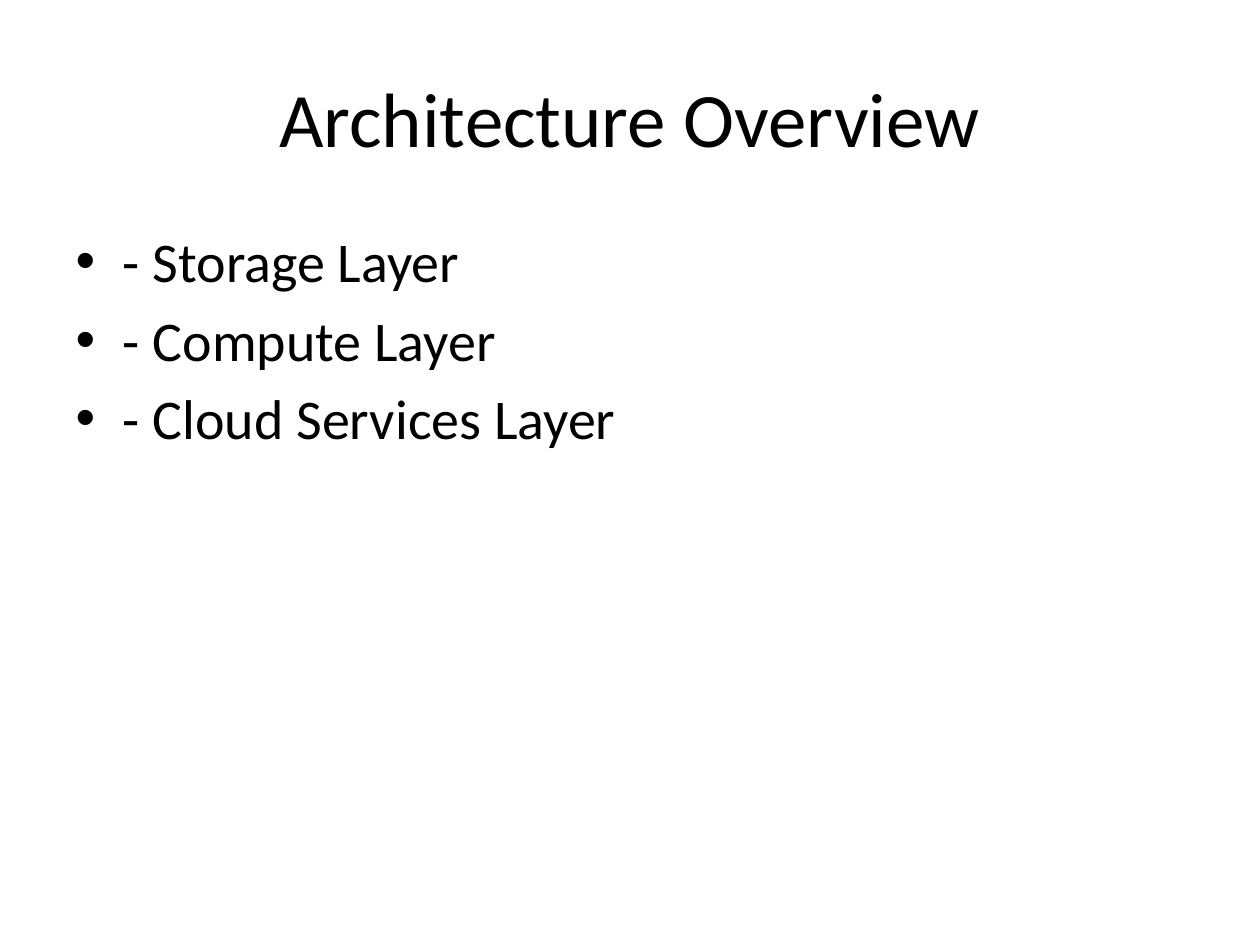
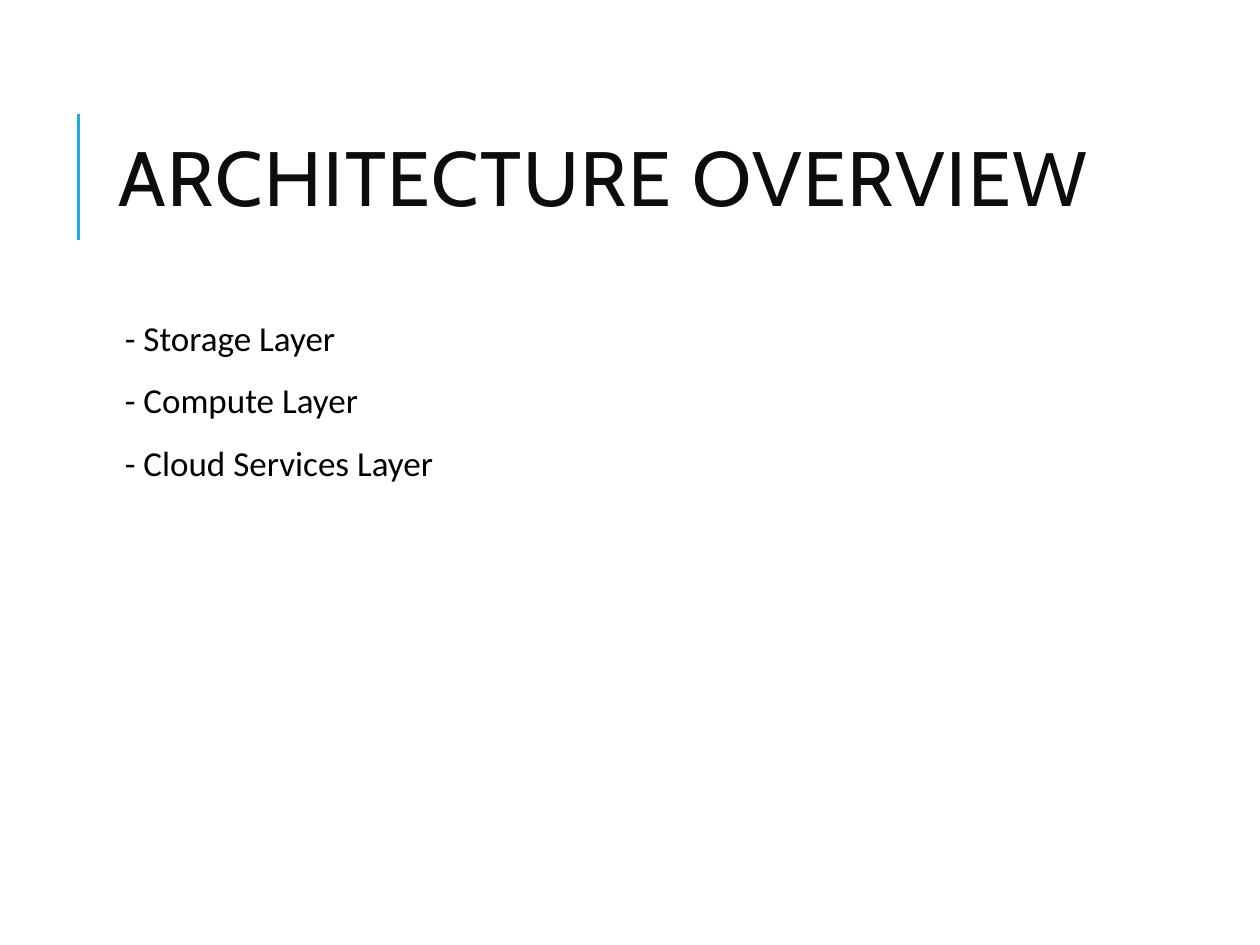
Before and after one commit to vikash-verma-profile/DE-Sig-March-2026, a slide deck: slide 4 of Week-2/Day-4/Snowflake_Modules_1_3.pptx. Drawn at 1260x945 pixels with LibreOffice and Linux fonts; fonts in the diff are those of the drawing. Boxes give left, top, right and bottom in pixels: in the first picture for what was removed or moved away, otherwise in the second. Text is boxed around its words. In the diff, an @@ line names an element or a change of style, - is before the commit and + after.

```diff
--- a/Week-2/Day-4/Snowflake_Modules_1_3.pptx
+++ b/Week-2/Day-4/Snowflake_Modules_1_3.pptx
@@ line added from (78, 239) to (78, 113), #1CADE4 1.5 pt @@
@@ title at box(118, 151, 1087, 207): text changed; font Calibri to Cabin; text colour #000000 to #0D0D0D @@
-Architecture Overview
+ARCHITECTURE OVERVIEW
@@ text "- Storage Layer": place and size @@
-text "- Storage Layer" at box(153, 245, 615, 448)
+text "- Storage Layer" at box(143, 328, 433, 482)
@@ text "- Storage Layer" at box(143, 328, 433, 482): size 32 to 20 pt; bullet • to  ; line spacing 1 to 0.9; more space between paragraphs @@
```
Also in this commit, not shown: 27 other slides changed, 5 other files.
